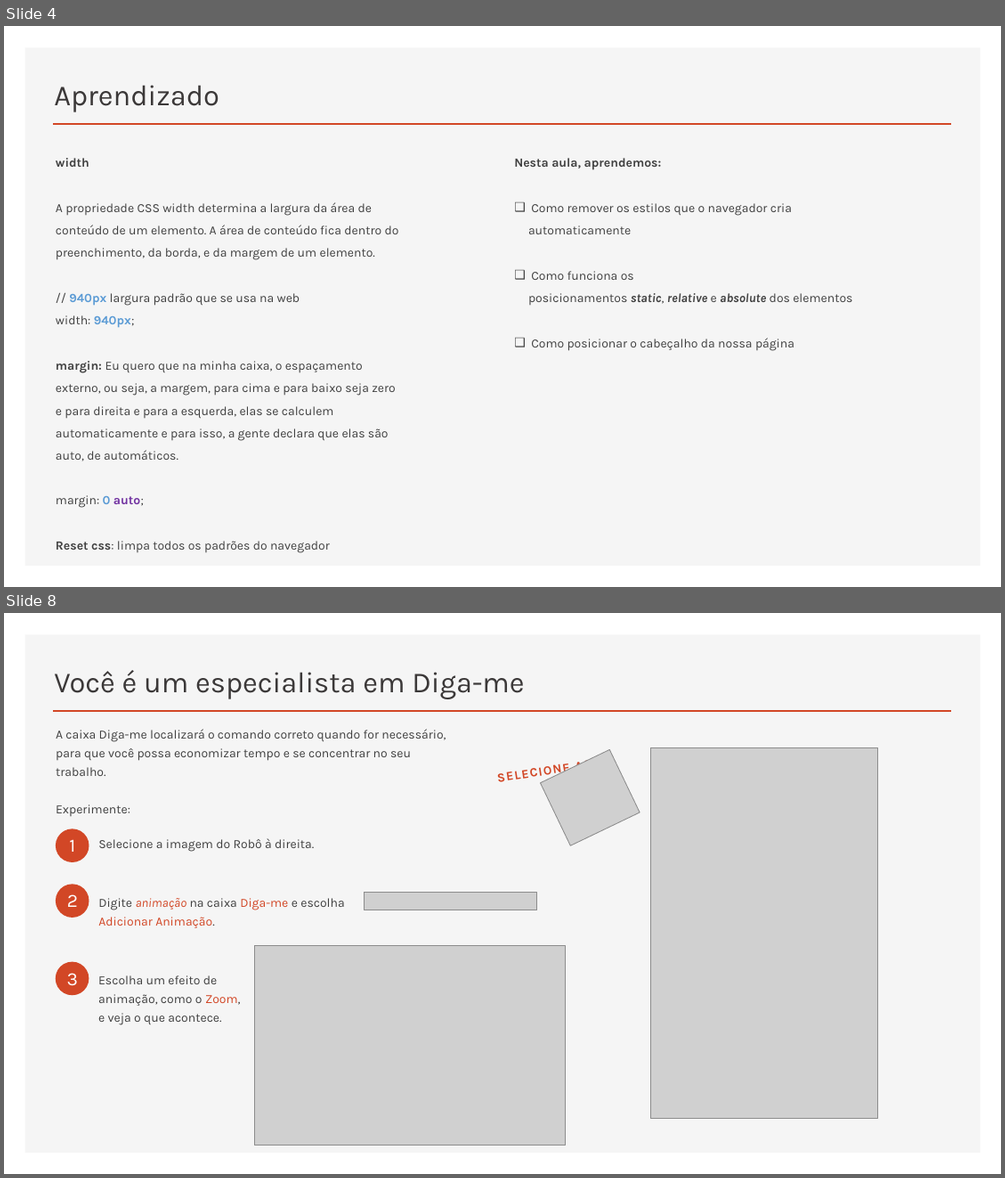
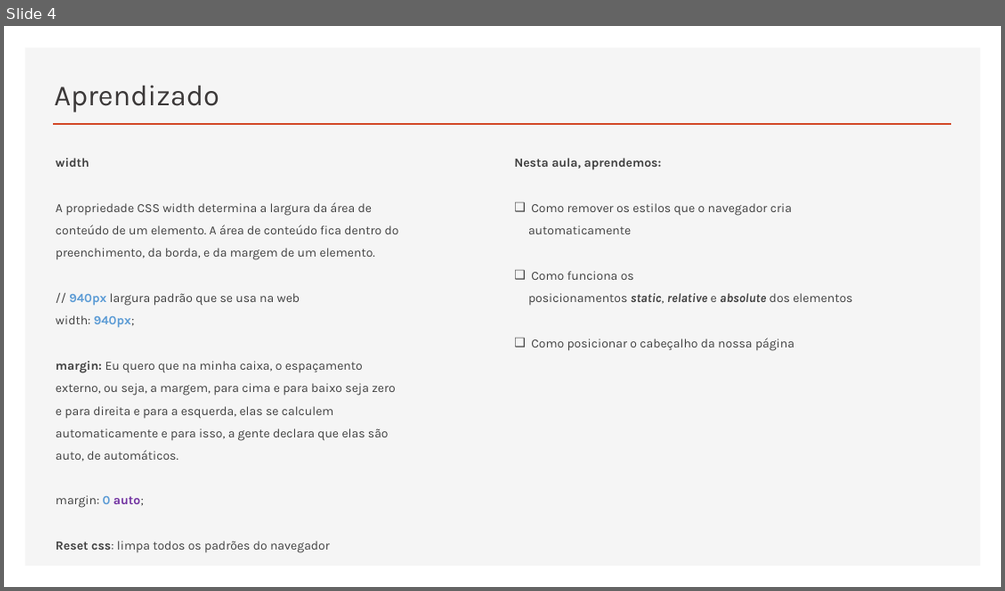
Before and after one commit to RaizaCirne/app-flex, a slide deck: Trilhas/[Iniciante em Programação T5 - ONE]/Material/04.HTML5_e_CSS3-parte_2.pptx. Shown one above the other, each under a label of ours: slides 4 and 8 before the commit, slide 4 after it; the slides between them are not shown. The pictures are 1005x1178 and 1005x591 pixels, drawn with LibreOffice and Linux fonts; fonts in the diff are those of the drawing; grey boxes stand for pictures. Boxes give left, top, right and bottom in pixels: in the first picture for what was removed or moved away, otherwise in the second. Text is boxed around its words. In the diff, an @@ line names an element or a change of style, - is before the commit and + after.

```diff
--- a/Trilhas/[Iniciante em Programação T5 - ONE]/Material/04.HTML5_e_CSS3-parte_2.pptx
+++ b/Trilhas/[Iniciante em Programação T5 - ONE]/Material/04.HTML5_e_CSS3-parte_2.pptx
@@ slide 8 removed at <box>4,613,1001,1174</box>, background #FFFFFF; not listed: 2 template elements that a slide beside it also shows @@
@@ title removed at <box>54,670,524,699</box> @@
-Você é um especialista em Diga-me
@@ text removed at <box>56,729,445,816</box> @@
-A caixa Diga-me localizará o comando correto quando for necessário,
-para que você possa economizar tempo e se concentrar no seu trabalho.
-Experimente:
@@ picture removed at <box>540,749,639,845</box> @@
@@ text removed at <box>575,755,607,766</box> @@
-SELECIONE AQUI
@@ picture removed at <box>651,747,878,1119</box> @@
@@ ellipse removed at <box>56,829,89,863</box> @@
@@ text removed at <box>69,839,75,852</box> @@
-1
@@ text removed at <box>98,838,314,852</box> @@
-Selecione a imagem do Robô à direita.
@@ ellipse removed at <box>56,884,89,917</box> @@
@@ text removed at <box>67,894,78,907</box> @@
-2
@@ text removed at <box>98,898,344,928</box> @@
-Digite animação na caixa Diga-me e escolha Adicionar Animação.
@@ picture removed at <box>364,892,536,910</box> @@
@@ picture removed at <box>254,946,566,1145</box> @@
@@ ellipse removed at <box>56,962,89,995</box> @@
@@ text removed at <box>67,973,78,986</box> @@
-3
@@ text removed at <box>98,975,241,1025</box> @@
-Escolha um efeito de animação, como o Zoom, e veja o que acontece.
```
Also in this commit, not shown: 3 slides added, 5 other slides removed.
